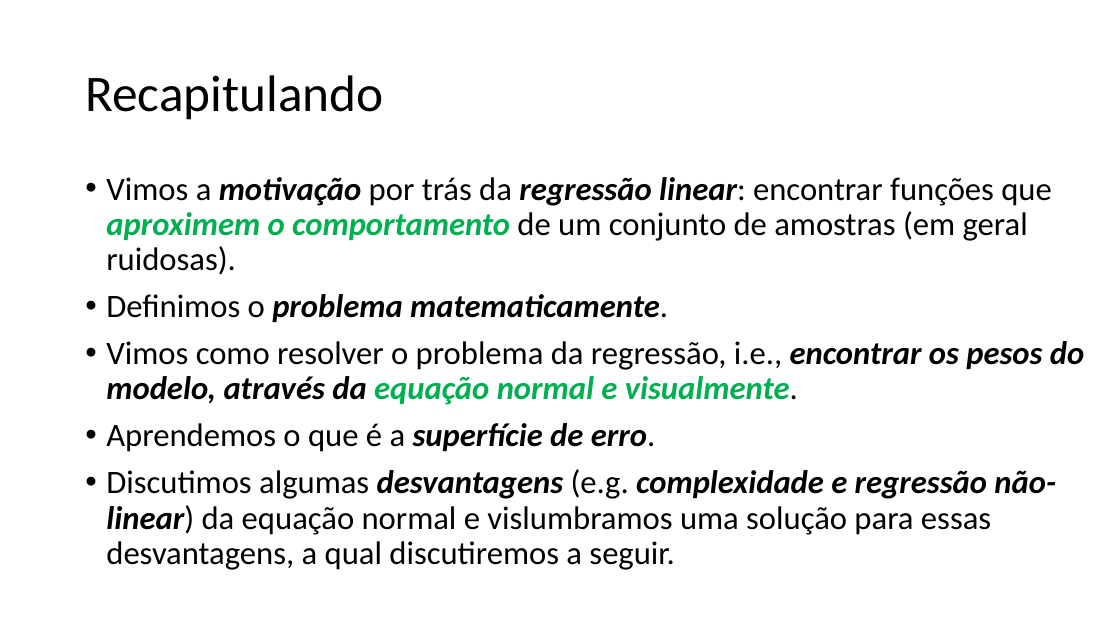
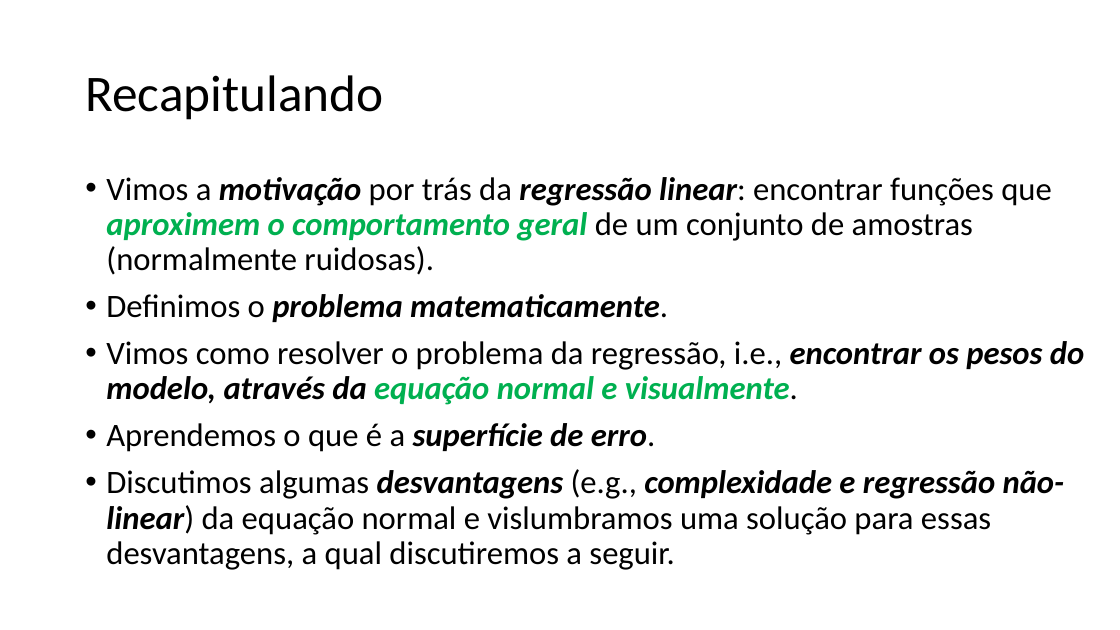
Before and after one commit to zz4fap/t319_aprendizado_de_maquina, a slide deck: slide 2 of slides/T319_Regressão_Linear (Parte II).pptx. Drawn at 1120x630 pixels with LibreOffice and Linux fonts; fonts in the diff are those of the drawing. Boxes give left, top, right and bottom in pixels: in the first picture for what was removed or moved away, otherwise in the second. Text is boxed around its words. In the diff, an @@ line names an element or a change of style, - is before the commit and + after.

Commit message:
update of slides

```diff
--- a/slides/T319_Regressão_Linear (Parte II).pptx
+++ b/slides/T319_Regressão_Linear (Parte II).pptx
@@ text at box(106, 177, 1051, 275): text changed @@
-• Vimos a motivação por trás da regressão linear: encontrar funções que aproximem o comportamento de um conjunto de amostras (em geral ruidosas).
+• Vimos a motivação por trás da regressão linear: encontrar funções que aproximem o comportamento geral de um conjunto de amostras (normalmente ruidosas).
@@ text at box(106, 469, 1065, 570): text changed @@
-• Discutimos algumas desvantagens (e.g. complexidade e regressão não-linear) da equação normal e vislumbramos uma solução para essas desvantagens, a qual discutiremos a seguir.
+• Discutimos algumas desvantagens (e.g., complexidade e regressão não-linear) da equação normal e vislumbramos uma solução para essas desvantagens, a qual discutiremos a seguir.
```
Also in this commit, not shown: 10 other slides changed, 4 slides added, 1 slide removed, 1 other file.
